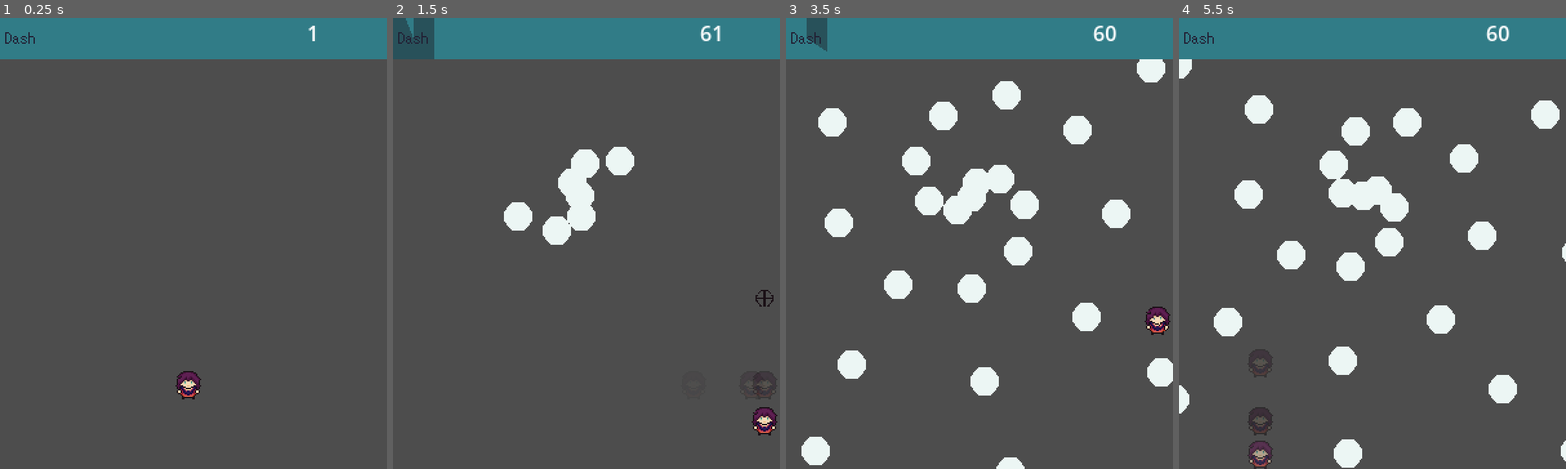
Above: before the commit, frames 1-4 (left to right).
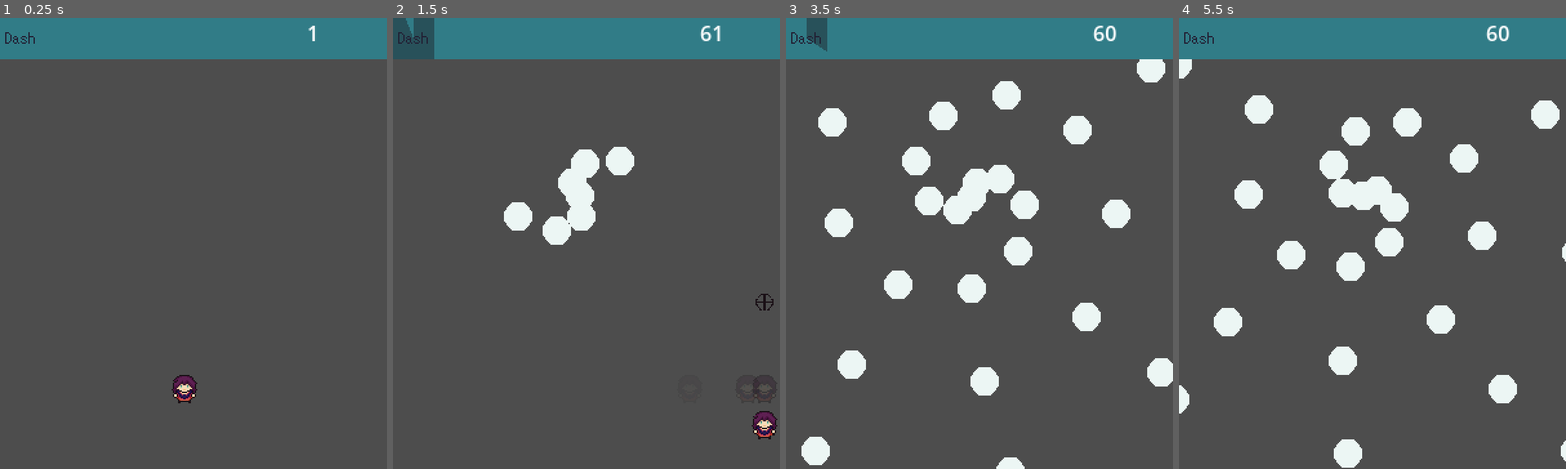
Above: after the commit, the same moments.

Repository: SantiagoBoscan07/Project-Transmutation
Game: Godot game, scene res://Scenes/Test/Test.tscn
The game is run twice, just before and just after one commit, with the same random seed, the same clock (stepped at 60 frames per second) and the same inputs. The project has no main scene, so this scene is started directly.
Inputs:
- Up to frame 1 (0.25 s): no input
- Up to frame 2 (1.5 s): tap Enter at 0.5 s; hold Right (move_right) 0.53-1.28 s; hold Shift (dash) 0.53-1.28 s; hold Down (move_down) from 1.28 s (still down); tap Space (shoot) at 1.35 s
- Up to frame 3 (3.5 s): release Down (move_down) at 2.03 s; hold Right (move_right) 2.03-2.78 s; hold Shift (dash) 2.03-2.78 s; hold Up (move_up) from 2.78 s (still down); tap Space (shoot) at 2.85 s
- Up to frame 4 (5.5 s): release Up (move_up) at 3.53 s; hold Shift (dash) 3.53-4.28 s; hold Left (move_left) 3.53-5.03 s; tap Space (shoot) at 4.35 s; hold Down (move_down) from 5.03 s (still down); hold Shift (dash) from 5.03 s (still down)

The runs differ from the first frame. In frame 1, 0.3% of the frame differs, in the area x 44-52%, y 78-86%; in frame 2, 0.4%; in frame 3, 0.3%; in frame 4, 0.7%, in the area x 17-25%, y 73-100%.

Commit message:
HP, Hitbox and Hurtbox

Diff:
--- a/Scenes/Enemy/EnemyProjectile.tscn
+++ b/Scenes/Enemy/EnemyProjectile.tscn
@@ -1,8 +1,11 @@
-[gd_scene load_steps=4 format=3 uid="uid://cige4n3p5oet7"]
+[gd_scene load_steps=6 format=3 uid="uid://cige4n3p5oet7"]
 
 [ext_resource type="Script" path="res://Scripts/Enemy/enemyprojectile.gd" id="1_bi7ud"]
 [ext_resource type="Texture2D" uid="uid://ch512fwrhlm7j" path="res://Sprites/enemyprojectile1.png" id="1_l3orl"]
 [ext_resource type="Texture2D" uid="uid://cm8w5nqw7jsoc" path="res://Sprites/enemyprojectile2.png" id="2_ms41f"]
+[ext_resource type="Script" path="res://Scripts/Misc/Hitbox.gd" id="4_rnd5l"]
+
+[sub_resource type="CircleShape2D" id="CircleShape2D_82xp2"]
 
 [node name="EnemyProjectile" type="Area2D"]
 script = ExtResource("1_bi7ud")
@@ -21,4 +24,13 @@
 scale = Vector2(1.3, 1.3)
 enable_node_path = NodePath("../..")
 
+[node name="Area" type="Node2D" parent="."]
+
+[node name="LightHitbox" type="Area2D" parent="Area"]
+collision_layer = 0
+script = ExtResource("4_rnd5l")
+
+[node name="Hitbox" type="CollisionShape2D" parent="Area/LightHitbox"]
+shape = SubResource("CircleShape2D_82xp2")
+
 [connection signal="screen_exited" from="Body/VisibleOnScreenEnabler2D" to="." method="_on_visible_on_screen_enabler_2d_screen_exited"]
--- a/Scenes/Player/player.tscn
+++ b/Scenes/Player/player.tscn
@@ -7,6 +7,16 @@
 [ext_resource type="Script" path="res://Scripts/Player/Dash.gd" id="5_ais5j"]
 [ext_resource type="PackedScene" uid="uid://chsybfmxi2wbp" path="res://Scenes/Player/Ghost.tscn" id="6_pal8w"]
 [ext_resource type="Script" path="res://Scripts/Player/Shoot.gd" id="7_ie54y"]
+[ext_resource type="Script" path="res://Scripts/Misc/Health.gd" id="8_tejuy"]
+[ext_resource type="Script" path="res://Scripts/Misc/Hurt.gd" id="9_buh61"]
+[ext_resource type="Script" path="res://Scripts/Misc/Hurtbox.gd" id="9_dstq1"]
+[ext_resource type="Script" path="res://Scripts/Misc/Hitbox.gd" id="10_saexv"]
+
+[sub_resource type="CircleShape2D" id="CircleShape2D_h00vk"]
+radius = 6.0
+
+[sub_resource type="CapsuleShape2D" id="CapsuleShape2D_7hbsw"]
+height = 26.0
 
 [node name="Player" type="CharacterBody2D"]
 script = ExtResource("1_1aa2o")
@@ -45,6 +55,14 @@
 shootPoint = NodePath("../../Body/ShootPoint")
 shootTimer = NodePath("../../Timers/ShootTimer")
 
+[node name="Health" type="Node" parent="Components"]
+script = ExtResource("8_tejuy")
+
+[node name="Hurt" type="Node" parent="Components" node_paths=PackedStringArray("health", "hurtbox")]
+script = ExtResource("9_buh61")
+health = NodePath("../Health")
+hurtbox = NodePath("../../Areas/HurtboxLight")
+
 [node name="Timers" type="Node" parent="."]
 
 [node name="DashTimer" type="Timer" parent="Timers"]
@@ -62,6 +80,47 @@
 wait_time = 3.0
 one_shot = true
 
+[node name="Areas" type="Node2D" parent="."]
+
+[node name="HurtboxLight" type="Area2D" parent="Areas"]
+collision_mask = 0
+script = ExtResource("9_dstq1")
+
+[node name="Hurtbox" type="CollisionShape2D" parent="Areas/HurtboxLight"]
+visible = false
+position = Vector2(0, 3)
+shape = SubResource("CircleShape2D_h00vk")
+
+[node name="HurtboxShadow" type="Area2D" parent="Areas"]
+process_mode = 4
+collision_layer = 2
+collision_mask = 0
+script = ExtResource("9_dstq1")
+
+[node name="Hurtbox" type="CollisionShape2D" parent="Areas/HurtboxShadow"]
+visible = false
+position = Vector2(0, 3)
+shape = SubResource("CircleShape2D_h00vk")
+
+[node name="Hitbox" type="Area2D" parent="Areas"]
+collision_layer = 0
+collision_mask = 4
+script = ExtResource("10_saexv")
+
+[node name="Hitbox" type="CollisionShape2D" parent="Areas/Hitbox"]
+visible = false
+position = Vector2(0, 3)
+shape = SubResource("CircleShape2D_h00vk")
+
+[node name="ItemDetector" type="Area2D" parent="Areas"]
+collision_layer = 8
+collision_mask = 0
+
+[node name="ItemDetector" type="CollisionShape2D" parent="Areas/ItemDetector"]
+visible = false
+position = Vector2(0, 1)
+shape = SubResource("CapsuleShape2D_7hbsw")
+
 [connection signal="timeout" from="Timers/DashTimer" to="Components/Dash" method="_on_dash_timer_timeout"]
 [connection signal="timeout" from="Timers/GhostTimer" to="Components/Dash" method="_on_ghost_timer_timeout"]
 [connection signal="timeout" from="Timers/ShootTimer" to="Components/Shoot" method="_on_shoot_timer_timeout"]
--- a/Scenes/Test/Test.tscn
+++ b/Scenes/Test/Test.tscn
@@ -12,7 +12,7 @@
 
 [node name="Player" parent="." instance=ExtResource("1_u564h")]
 texture_filter = 1
-position = Vector2(146, 284)
+position = Vector2(143, 287)
 
 [node name="UI TEST" type="Control" parent="."]
 z_index = 2
--- /dev/null
+++ b/Scripts/Misc/Health.gd
@@ -0,0 +1,13 @@
+extends Node
+class_name Health
+
+@export var health: int = 1:
+	set(value):
+		health = value
+		health_changed.emit()
+
+		if health <= 0: no_health.emit()
+
+
+signal health_changed()
+signal no_health()
--- /dev/null
+++ b/Scripts/Misc/Hitbox.gd
@@ -0,0 +1,17 @@
+extends Area2D
+class_name Hitbox
+
+@export var damage = 1.0
+
+signal hit_hurtbox(hurtbox)
+
+func _ready():
+	area_entered.connect(_on_hurtbox_entered)
+
+func _on_hurtbox_entered(hurtbox: Hurtbox):
+	if not hurtbox is Hurtbox: return
+
+	if hurtbox.is_invicible: return
+
+	hit_hurtbox.emit(hurtbox)
+	hurtbox.hurt.emit(self)
--- /dev/null
+++ b/Scripts/Misc/Hurt.gd
@@ -0,0 +1,12 @@
+extends Node
+class_name Hurt
+
+@export var health: Health
+
+@export var hurtbox: Hurtbox
+
+func _ready() -> void:
+	hurtbox.hurt.connect(func(hitbox: Hitbox):
+		health.health -= hitbox.damage
+		print(health.health)
+)
--- /dev/null
+++ b/Scripts/Misc/Hurtbox.gd
@@ -0,0 +1,11 @@
+extends Area2D
+class_name Hurtbox
+
+var is_invicible = false:
+	set (value):
+		is_invicible = value
+		for child in get_children():
+			if not child is CollisionShape2D and not child is CollisionPolygon2D: continue
+			child.set_deferred("disabled", is_invicible)
+
+signal hurt(hitbox)
--- a/Scripts/Player/player.gd
+++ b/Scripts/Player/player.gd
@@ -2,7 +2,13 @@
 class_name Player
 @export var normal_speed = 100.0
 @export var acceleration = 100.0
+@onready var health = $Components/Health
+
 var max_speed
 
 func _ready():
 	max_speed = normal_speed
+	health.no_health.connect(die)
+
+func die():
+	queue_free()
--- a/project.godot
+++ b/project.godot
@@ -63,6 +63,13 @@
 ]
 }
 
+[layer_names]
+
+2d_physics/layer_1="player_light_hurtbox"
+2d_physics/layer_2="player_shadow_hurtbox"
+2d_physics/layer_3="enemy_hurtbox"
+2d_physics/layer_4="item_hurtbox"
+
 [rendering]
 
 textures/canvas_textures/default_texture_filter=0
Not shown: 1 places in Scenes/Player/player.tscn that only renumber resources
